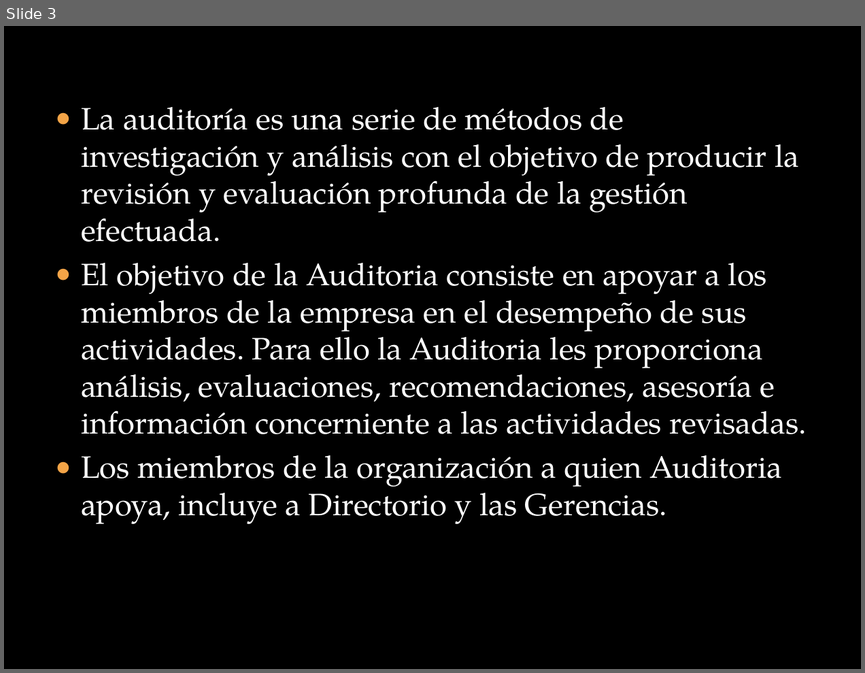
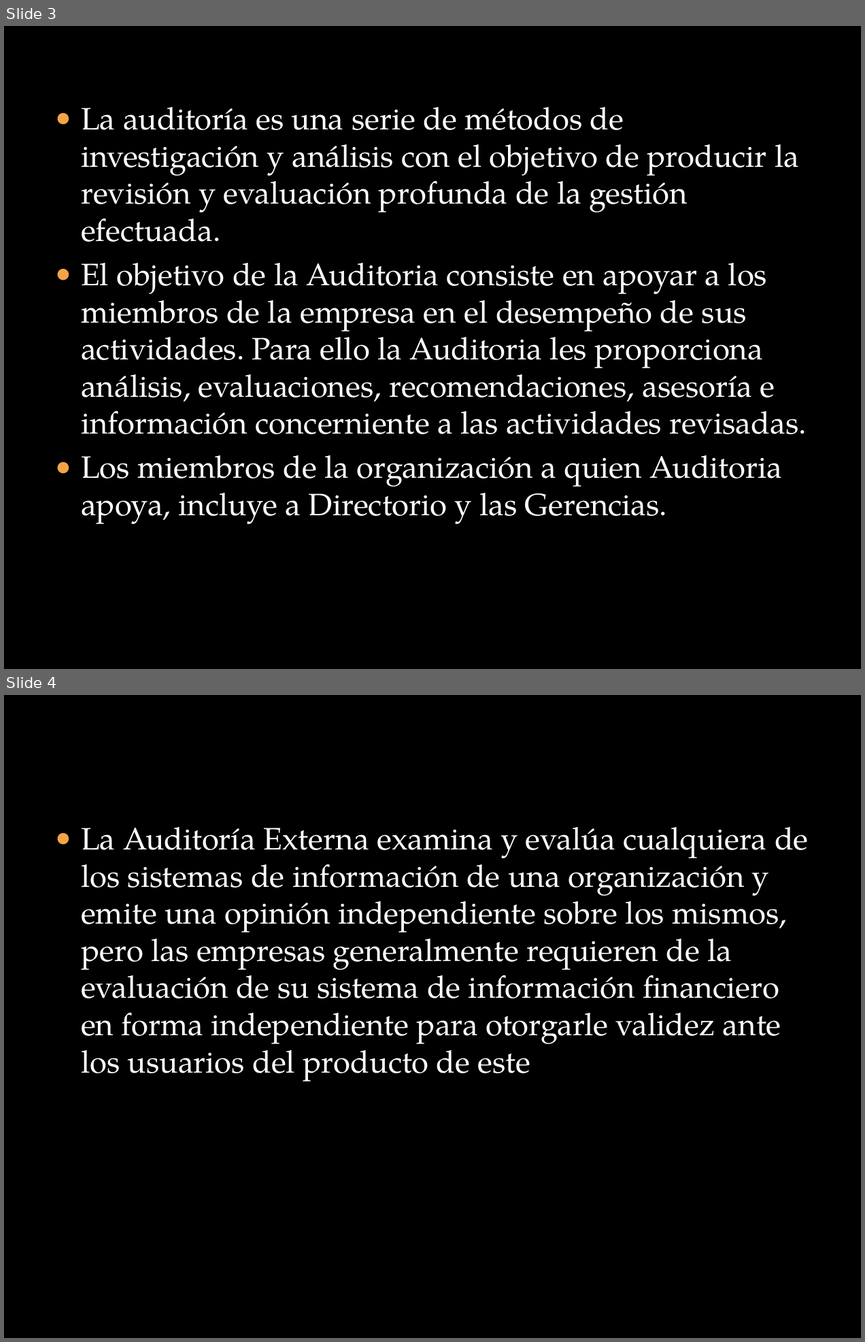
Before and after one commit to lc850/auditoria, a slide deck: HECTOR.pptx. Shown one above the other, each under a label of ours: slide 3 before the commit, slides 3 and 4 after it. The pictures are 865x673 and 865x1342 pixels, drawn with LibreOffice and Linux fonts; fonts in the diff are those of the drawing; background and template pictures are left out. Boxes give left, top, right and bottom in pixels: in the first picture for what was removed or moved away, otherwise in the second. Text is boxed around its words. In the diff, an @@ line names an element or a change of style, - is before the commit and + after.

```diff
--- a/HECTOR.pptx
+++ b/HECTOR.pptx
@@ slide 4 added at [4,695,861,1338], background picture (left out) @@
@@ text added at [81,827,808,1081], 26 pt, text #FFFFFF @@
+● La Auditoría Externa examina y evalúa cualquiera de los sistemas de información de una organización y emite una opinión independiente sobre los mismos, pero las empresas generalmente requieren de la evaluación de su sistema de información financiero en forma independiente para otorgarle validez ante los usuarios del producto de este
```
Also in this commit, not shown: 1 other slide added, 2 slides removed.
